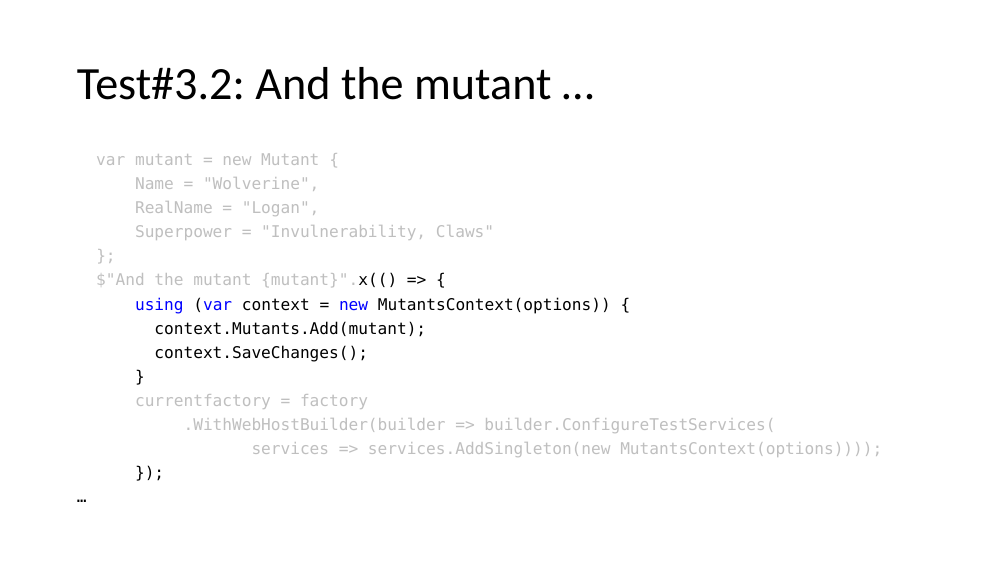
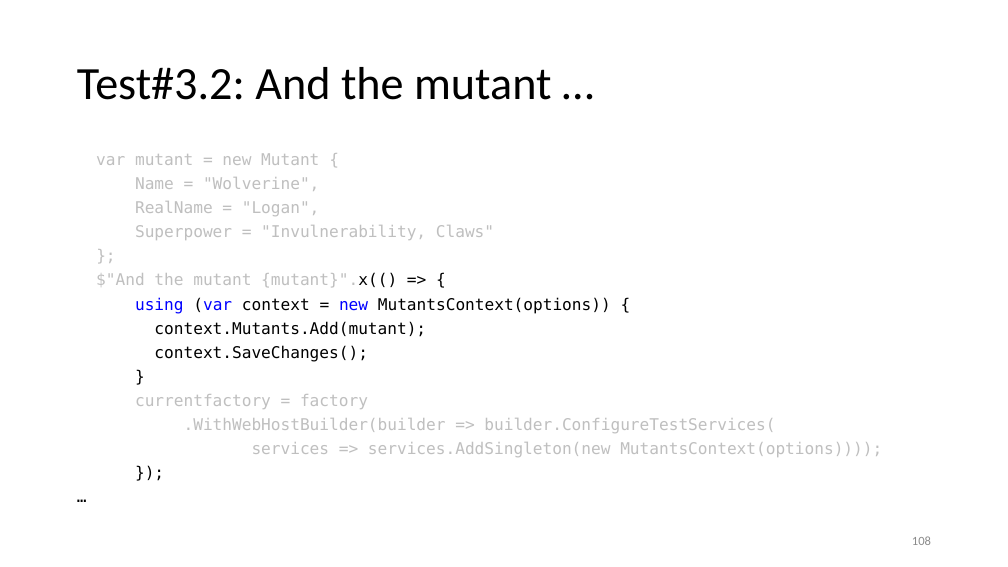
Before and after one commit to kugushev/presentations, a slide deck: slide 108 of 2019_Functional-Testing/Presentation.pptx (slide 105 before the commit). Drawn at 1008x567 pixels with LibreOffice and Linux fonts; fonts in the diff are those of the drawing. Boxes give left, top, right and bottom in pixels: in the first picture for what was removed or moved away, otherwise in the second. Text is boxed around its words. In the diff, an @@ line names an element or a change of style, - is before the commit and + after.

```diff
--- a/2019_Functional-Testing/Presentation.pptx
+++ b/2019_Functional-Testing/Presentation.pptx
@@ page number added at bbox=[912, 536, 931, 545], 12 pt, text #8C8C8C @@
+108
```
Also in this commit, not shown: 109 other slides changed, 7 slides added, 4 slides removed.
